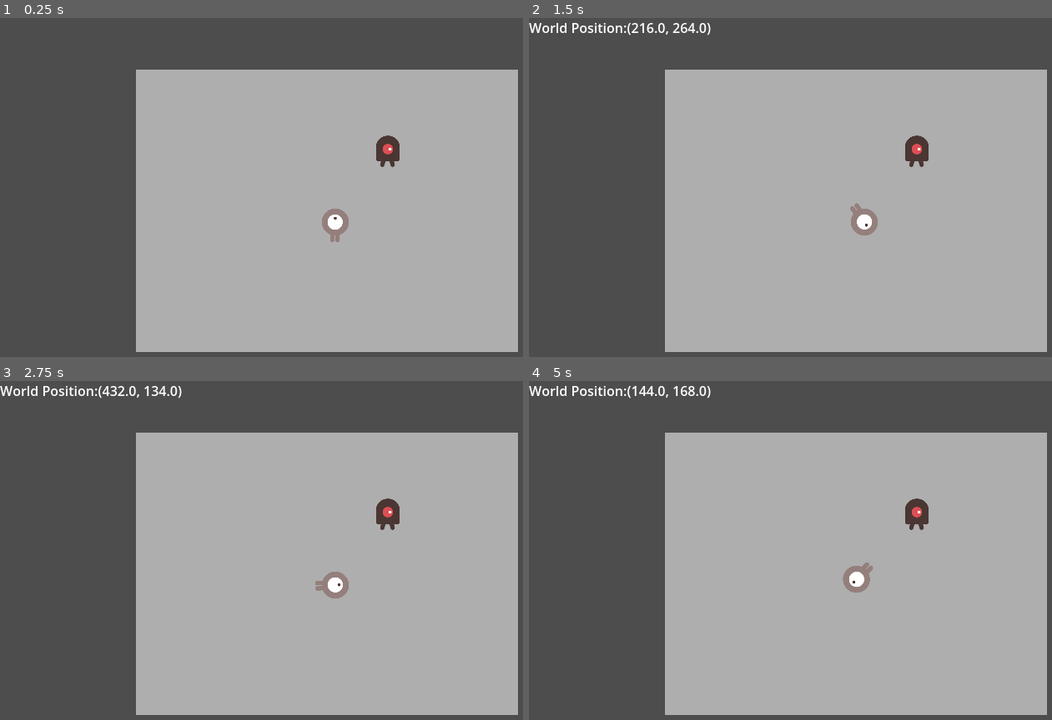
Above: before the commit, frames 1-4 (two rows, left to right).
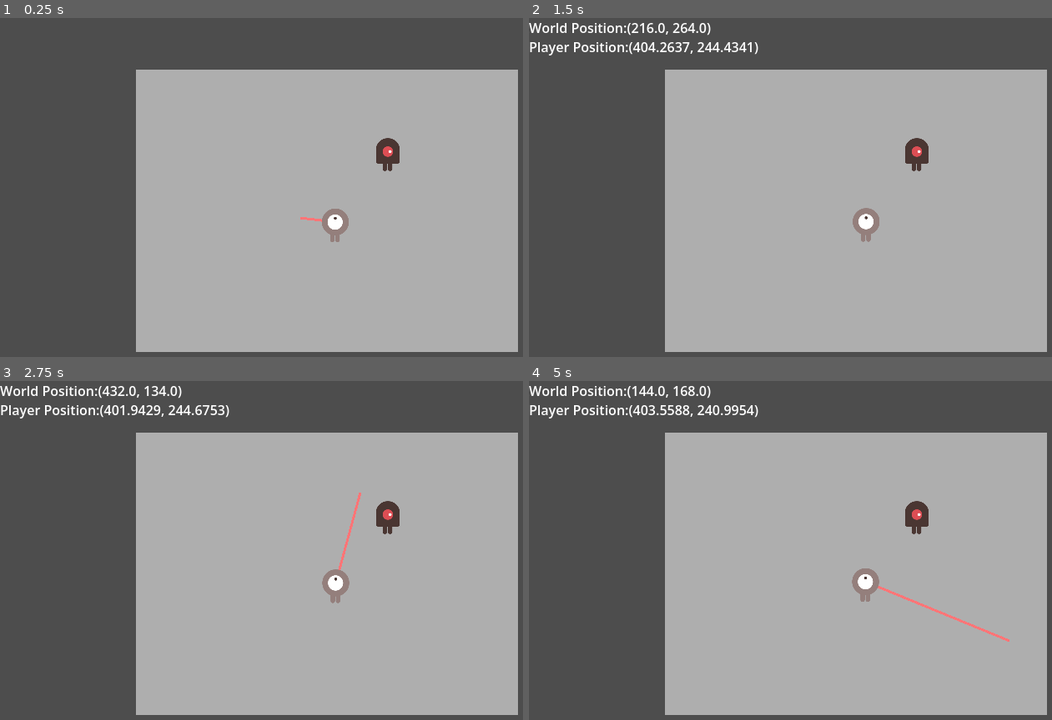
Above: after the commit, the same moments.

Repository: arrrr110/strike-shard
Game: Godot game, scene res://sences/main.tscn
Two runs of this game, one before a commit and one after it. Both use one fixed random seed, a clock stepped at 60 frames per second and the inputs below.
Inputs (mouse positions are in pixels of both pictures, inside the frame that each line leads up to):
- Up to frame 1 (0.25 s): no input
- Up to frame 2 (1.5 s): tap Enter at 0.5 s; move the mouse to (963, 197) at 0.52 s; hold Right (ui_right) 0.53-1.28 s; click (963, 197) at 0.67 s; tap Space at 1.25 s; move the mouse to (706, 238) at 1.27 s; hold Left (ui_left) from 1.28 s (still down); click (706, 238) at 1.42 s
- Up to frame 3 (2.75 s): move the mouse to (360, 492) at 2.02 s; release Left (ui_left) at 2.03 s; hold Right (ui_right) from 2.03 s (still down); click (360, 492) at 2.17 s
- Up to frame 4 (5 s): tap Enter at 2.75 s; move the mouse to (800, 662) at 2.77 s; release Right (ui_right) at 2.78 s; hold Up (ui_up) 2.78-3.53 s; click (800, 662) at 2.92 s; move the mouse to (1010, 642) at 3.52 s; hold Left (ui_left) from 3.53 s (still down); click (1010, 642) at 3.67 s; move the mouse to (649, 519) at 4.27 s; click (649, 519) at 4.42 s

The runs differ from the first frame. In frame 1, 0.2% of the frame differs, in the area x 57-77%, y 34-61%; in frame 2, 0.9%; in frame 3, 1.0%; in frame 4, 1.4%, in the area x 0-92%, y 7-77%.

Commit message:
角色蓄力、激发和碰撞

Diff:
--- a/project.godot
+++ b/project.godot
@@ -23,7 +23,7 @@
 
 [input]
 
-mouse_click={
+left_click={
 "deadzone": 0.2,
 "events": [Object(InputEventMouseButton,"resource_local_to_scene":false,"resource_name":"","device":-1,"window_id":0,"a …(253 unchanged characters)…
 ]
--- a/scripts/player.gd
+++ b/scripts/player.gd
@@ -1,16 +1,138 @@
 extends RigidBody2D
+
+## 四面墙围出的棋盘区域（世界坐标）：左 161 / 右 621 / 上 61 / 下 401
+@export var table_rect: Rect2 = Rect2(161, 61, 460, 340)
+
+## false = 不可操作的球（棋子 / 靶子）：不接受输入、不画瞄准线，但照样被撞着走
+@export var controllable := true
+
+@export_group("运动")
+## 滚动阻力减速（px/s²）：停止时间 = v₀ / decel，滚动距离 = v₀² / (2 · decel)
+@export_range(0.0, 2000.0, 10.0) var decel: float = 300.0
+
+@export_group("蓄力")
+## 蓄力上限，避免无限蓄力。mass = 1 时数值≈松开后球的速度（px/s）
+@export_range(1.0, 5000.0, 10.0) var max_charge: float = 600.0
+## 每秒蓄力值：600 / 600 = 1 秒蓄满
+@export_range(1.0, 5000.0, 10.0) var charge_rate: float = 600.0
+## 蓄力条颜色（正红）
+@export var charge_color: Color = Color(1, 0, 0, 1)
+## 蓄力条比指示线加粗的倍数
+@export var charge_width_scale: float = 2.5
+
+@export_group("静止判定")
+## 速度低于这个值就算静止，恢复画线
+@export var rest_speed: float = 10.0
+## 兜底：球一直不停时最多锁这么久（0 = 不设上限）
+@export var max_lock_time: float = 6.0
 
 var thrust = Vector2(0, -250)
 var torque = 20000
 
-func _integrate_forces(state):
-	if Input.is_action_pressed("ui_up"):
-		state.apply_force(thrust.rotated(rotation))
+var charge := 0.0              # 当前蓄力值
+var charging := false          # 是否正在蓄力（左键按住且鼠标在盘内）
+var locked := false            # 球还在运动：禁止画线
+var lock_armed := false        # 冲量生效、速度真的起来后才置 true
+var lock_time := 0.0
+var aim_target := Vector2.ZERO # 瞄准终点（世界坐标），鼠标出界时保留上一次的值
+
+@onready var line_2d := get_node_or_null("../AimLine") as Line2D
+@onready var idle_color: Color = line_2d.default_color if line_2d != null else Color.WHITE
+@onready var idle_width: float = line_2d.width if line_2d != null else 1.0
+
+func _ready() -> void:
+	aim_target = global_position
+
+func _process(delta: float) -> void:
+	if charging:
+		charge = minf(charge + charge_rate * delta, max_charge)
+
+	if locked:
+		lock_time += delta
+		if linear_velocity.length() > rest_speed:
+			lock_armed = true # 冲量要到下一个物理帧才生效，先等速度真的起来
+		elif lock_armed or (max_lock_time > 0.0 and lock_time >= max_lock_time):
+			locked = false
+
+	_update_line()
+
+func _input(event: InputEvent) -> void:
+	if not controllable:
+		return # 不可操作的球完全不接受输入
+	if event is InputEventMouseButton and event.button_index == MOUSE_BUTTON_LEFT:
+		if event.pressed:
+			_start_charge()
+		else:
+			_release_charge()
+
+func _start_charge() -> void:
+	if charging or locked:
+		return
+	var mouse := get_global_mouse_position()
+	if not table_rect.has_point(mouse):
+		return # 鼠标在棋盘外：不开始蓄力
+	charging = true
+	charge = 0.0
+	aim_target = mouse
+
+func _release_charge() -> void:
+	if not charging:
+		return
+	charging = false
+	var power := charge
+	charge = 0.0
+
+	if line_2d != null:
+		line_2d.clear_points() # 1. 先清空线条（不可操作的球没有瞄准线）
+
+	if power > 0.0: # 2. 球开始运动
+		var dir := (aim_target - global_position).normalized()
+		apply_central_impulse(dir * power)
+
+	locked = true # 3. 静止前禁止再次绘制
+	lock_armed = false
+	lock_time = 0.0
+
+## 画线：把"画什么"收在一个地方按状态分支，
+## 指示线和蓄力条就不会各写一份 points 互相覆盖。
+func _update_line() -> void:
+	# 不可操作的球没有瞄准线；球还在动时也不画
+	if not controllable or line_2d == null or locked:
+		return
+	var mouse := get_global_mouse_position()
+	if table_rect.has_point(mouse):
+		aim_target = mouse # 只在盘内更新方向，出界保持上一次
+	if charging:
+		line_2d.default_color = charge_color
+		line_2d.width = idle_width * charge_width_scale
+		_set_line(global_position.lerp(aim_target, clampf(charge / max_charge, 0.0, 1.0)))
 	else:
-		state.apply_force(Vector2())
-	var rotation_direction = 0
-	if Input.is_action_pressed("ui_right"):
-		rotation_direction += 1
-	if Input.is_action_pressed("ui_left"):
-		rotation_direction -= 1
-	state.apply_torque(rotation_direction * torque)
+		line_2d.default_color = idle_color
+		line_2d.width = idle_width
+		_set_line(aim_target)
+
+func _set_line(end: Vector2) -> void:
+	line_2d.points = PackedVector2Array([
+		line_2d.to_local(global_position),
+		line_2d.to_local(end),
+	])
+
+func _integrate_forces(state: PhysicsDirectBodyState2D) -> void:
+	# 恒定减速（滚动阻力）：与速度无关，减到 0 就精确停住，不像阻尼那样留一条长尾
+	var velocity := state.linear_velocity
+	var speed := velocity.length()
+	if speed > 0.0:
+		var drop := decel * state.step
+		state.linear_velocity = Vector2.ZERO if drop >= speed else velocity - velocity / speed * drop
+
+	if controllable: # 只有玩家球读输入；不可操作的球只受物理驱动
+		if Input.is_action_pressed("ui_up"):
+			state.apply_force(thrust.rotated(rotation))
+		else:
+			state.apply_force(Vector2())
+		var rotation_direction = 0
+		if Input.is_action_pressed("ui_right"):
+			rotation_direction += 1
+		if Input.is_action_pressed("ui_left"):
+			rotation_direction -= 1
+		state.apply_torque(rotation_direction * torque)
--- a/scripts/tile_map_layer.gd
+++ b/scripts/tile_map_layer.gd
@@ -1,6 +1,5 @@
 extends TileMapLayer
 
-@onready var tilemap = $""
 # Called when the node enters the scene tree for the first time.
 func _ready() -> void:
 	pass # Replace with function body.
@@ -15,3 +14,4 @@
 		##print(str(event.position))
 		# update labels ,node不是子节点，不能用$
 		$"../WorldPositionLabel".text = "World Position:" + str(event.position)
+		$"../PlayerPositionLabel".text = "Player Position:" + str($"../StaticBody2D/Player".position)
--- a/sences/main.tscn
+++ b/sences/main.tscn
@@ -1,12 +1,28 @@
 [gd_scene format=3 uid="uid://iphrkqcshmkg"]
 
 [ext_resource type="Script" uid="uid://k5fey4xhuevh" path="res://scripts/tile_map_layer.gd" id="1_r4dii"]
-[ext_resource type="PackedScene" uid="uid://5shhm87diwlp" path="res://sences/mob.tscn" id="2_40i81"]
 [ext_resource type="PackedScene" uid="uid://byyq5iurtpnv4" path="res://sences/player.tscn" id="3_mqxhw"]
+[ext_resource type="Texture2D" uid="uid://dyosrjvgu4txh" path="res://dodge_the_creeps_2d_assets/art/enemyWalking_1.png" id="4_enemy1"]
+[ext_resource type="Texture2D" uid="uid://dg0suf118rea6" path="res://dodge_the_creeps_2d_assets/art/enemyWalking_2.png" id="5_enemy2"]
 
 [sub_resource type="TileSet" id="TileSet_ig7tw"]
 
 [sub_resource type="PhysicsMaterial" id="PhysicsMaterial_6strp"]
+bounce = 0.8
+
+[sub_resource type="SpriteFrames" id="SpriteFrames_mob"]
+animations = [{
+"frames": [{
+"duration": 1.0,
+"texture": ExtResource("4_enemy1")
+}, {
+"duration": 1.0,
+"texture": ExtResource("5_enemy2")
+}],
+"loop": 1,
+"name": &"default",
+"speed": 5.0
+}]
 
 [sub_resource type="WorldBoundaryShape2D" id="WorldBoundaryShape2D_1bvp3"]
 normal = Vector2(0, 1)
@@ -36,27 +52,42 @@
 offset_right = 40.0
 offset_bottom = 23.0
 
+[node name="PlayerPositionLabel" type="Label" parent="." unique_id=632649743]
+offset_top = 23.0
+offset_right = 40.0
+offset_bottom = 46.0
+
 [node name="StaticBody2D" type="StaticBody2D" parent="." unique_id=2101709390]
 physics_material_override = SubResource("PhysicsMaterial_6strp")
 
-[node name="Mob" parent="StaticBody2D" unique_id=1811971316 instance=ExtResource("2_40i81")]
+[node name="AimLine" type="Line2D" parent="StaticBody2D" unique_id=1343671260]
+width = 3.0
+default_color = Color(0.99999887, 0.46086323, 0.46668625, 1)
+
+[node name="Mob" parent="StaticBody2D" unique_id=1811971316 instance=ExtResource("3_mqxhw")]
 position = Vector2(465, 160)
+controllable = false
+
+[node name="AnimatedSprite2D" parent="StaticBody2D/Mob" index="1"]
+rotation = -1.5707964
+sprite_frames = SubResource("SpriteFrames_mob")
+animation = &"default"
 
 [node name="Player" parent="StaticBody2D" unique_id=1645509998 instance=ExtResource("3_mqxhw")]
 position = Vector2(402, 245)
 
-[node name="CollisionShape2D4" type="CollisionShape2D" parent="StaticBody2D" unique_id=989764099]
+[node name="top" type="CollisionShape2D" parent="StaticBody2D" unique_id=989764099]
 position = Vector2(385, 61)
 shape = SubResource("WorldBoundaryShape2D_1bvp3")
 
-[node name="CollisionShape2D3" type="CollisionShape2D" parent="StaticBody2D" unique_id=877622193]
+[node name="end" type="CollisionShape2D" parent="StaticBody2D" unique_id=877622193]
 position = Vector2(621, 239)
 shape = SubResource("WorldBoundaryShape2D_0xm2m")
 
-[node name="CollisionShape2D2" type="CollisionShape2D" parent="StaticBody2D" unique_id=1039537477]
+[node name="bottom" type="CollisionShape2D" parent="StaticBody2D" unique_id=1039537477]
 position = Vector2(404, 401)
 shape = SubResource("WorldBoundaryShape2D_iprjk")
 
-[node name="CollisionShape2D" type="CollisionShape2D" parent="StaticBody2D" unique_id=46207860]
+[node name="start" type="CollisionShape2D" parent="StaticBody2D" unique_id=46207860]
 position = Vector2(161, 228)
 shape = SubResource("WorldBoundaryShape2D_ig7tw")
--- a/sences/player.tscn
+++ b/sences/player.tscn
@@ -7,8 +7,7 @@
 [ext_resource type="Texture2D" uid="uid://4pi5cpu1fqve" path="res://dodge_the_creeps_2d_assets/art/playerGrey_walk2.png" id="4_isc1k"]
 
 [sub_resource type="PhysicsMaterial" id="PhysicsMaterial_5s88j"]
-friction = 0.0
-bounce = 1.0
+bounce = 0.8
 
 [sub_resource type="CircleShape2D" id="CircleShape2D_6strp"]
 radius = 16.03122
@@ -41,6 +40,8 @@
 [node name="Player" type="RigidBody2D" unique_id=1811015880]
 physics_material_override = SubResource("PhysicsMaterial_5s88j")
 gravity_scale = 0.0
+linear_damp_mode = 1
+lock_rotation = true
 script = ExtResource("1_5s88j")
 
 [node name="CollisionShape2D" type="CollisionShape2D" parent="." unique_id=32226104]
